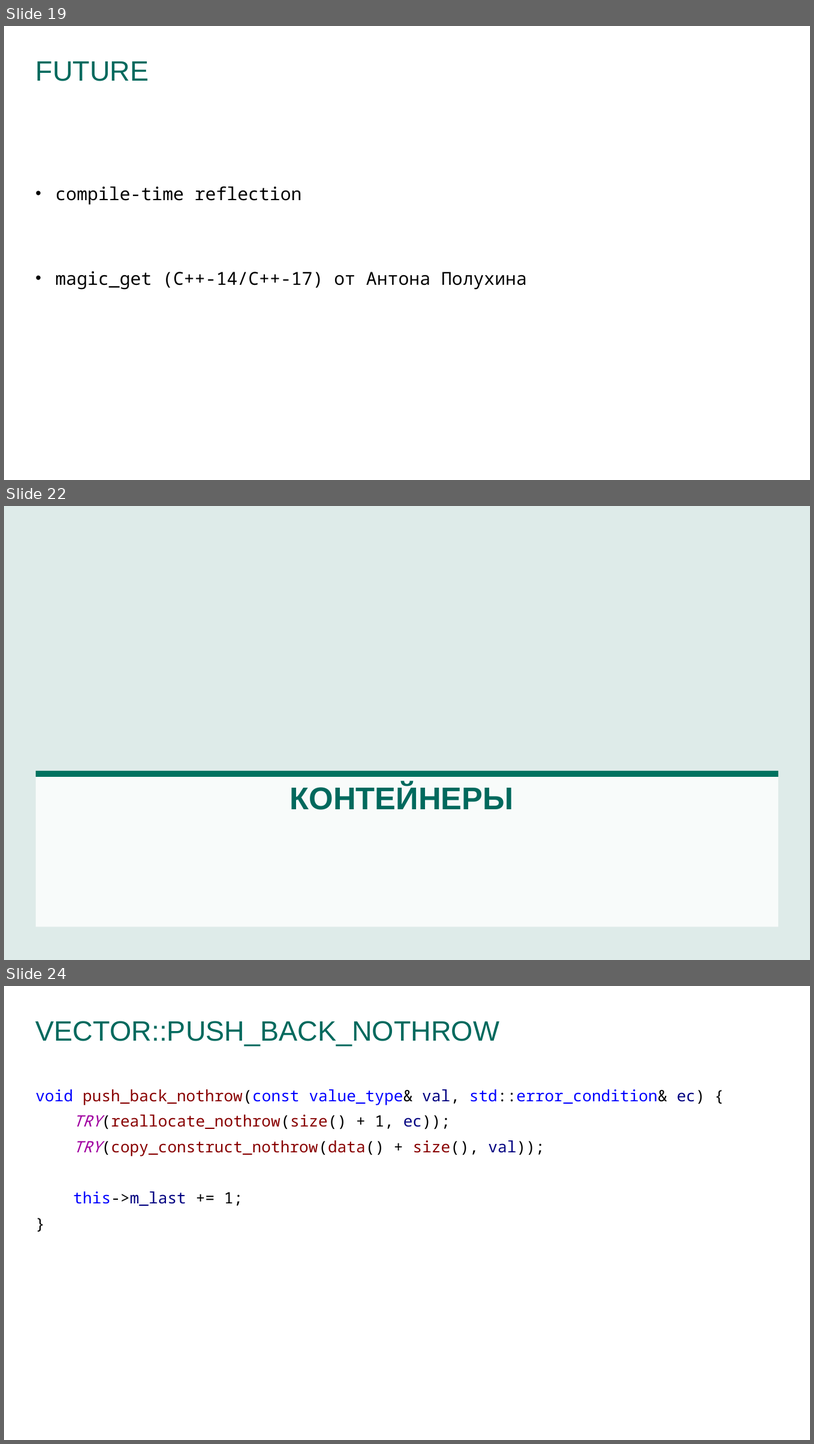
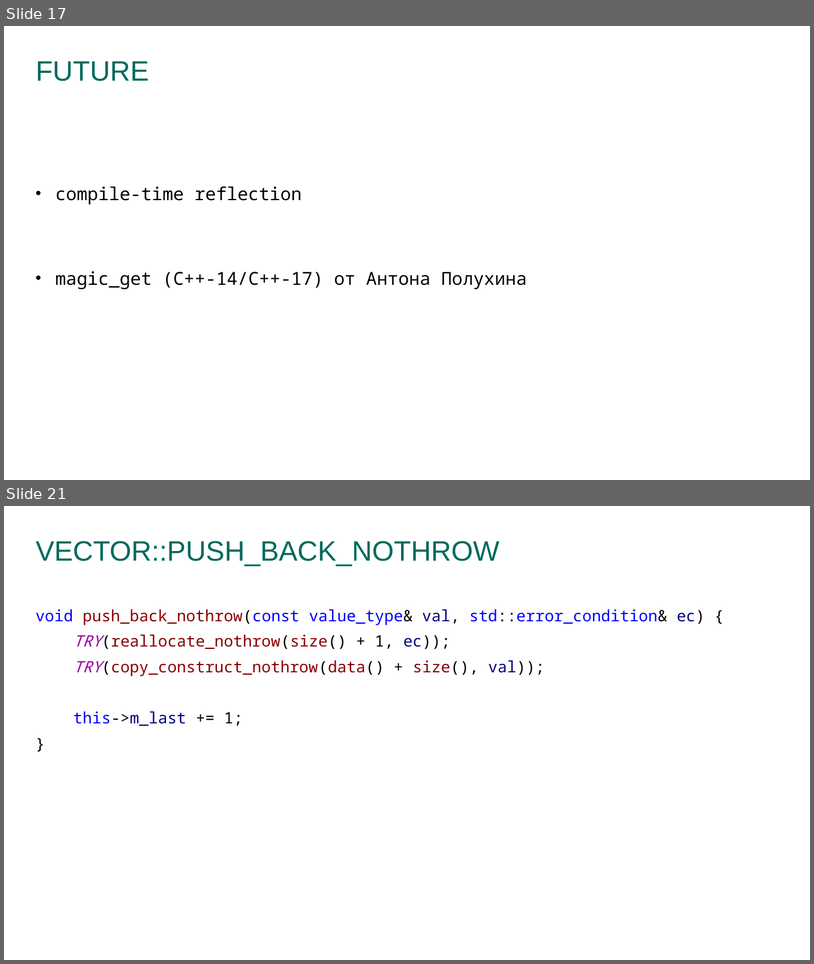
Before and after one commit to prograholic/prograholic.github.io, a slide deck: cpp_russia_2017_24_02_2017/24.02.2017_kutumov.pptx. Shown one above the other, each under a label of ours: slides 19, 22 and 24 before the commit, slides 17 and 21 after it; the slides between them are not shown. The pictures are 814x1444 and 814x964 pixels, drawn with LibreOffice and Linux fonts; fonts in the diff are those of the drawing; background and template pictures are left out. Boxes give left, top, right and bottom in pixels: in the first picture for what was removed or moved away, otherwise in the second. Text is boxed around its words. In the diff, an @@ line names an element or a change of style, - is before the commit and + after.

```diff
--- a/cpp_russia_2017_24_02_2017/24.02.2017_kutumov.pptx
+++ b/cpp_russia_2017_24_02_2017/24.02.2017_kutumov.pptx
@@ slide 22 removed at [4,506,810,960], background #DEEBE9 @@
@@ rectangle removed at [35,771,779,776] @@
@@ rectangle removed at [35,777,779,927] @@
@@ text removed at [290,784,514,810] @@
-КОНТЕЙНЕРЫ
@@ what was slide 19 is now slide 17 @@
@@ what was slide 24 is now slide 21 @@
```
Also in this commit, not shown: 3 slides changed, 2 other slides removed.
